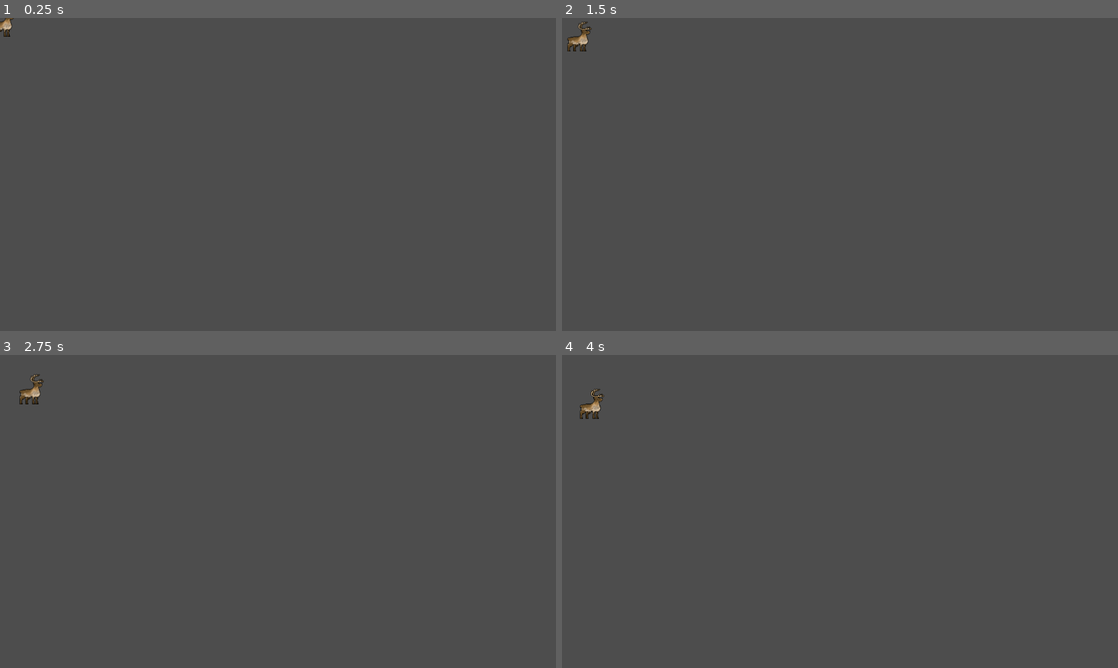
Above: before the commit, frames 1-4 (two rows, left to right).
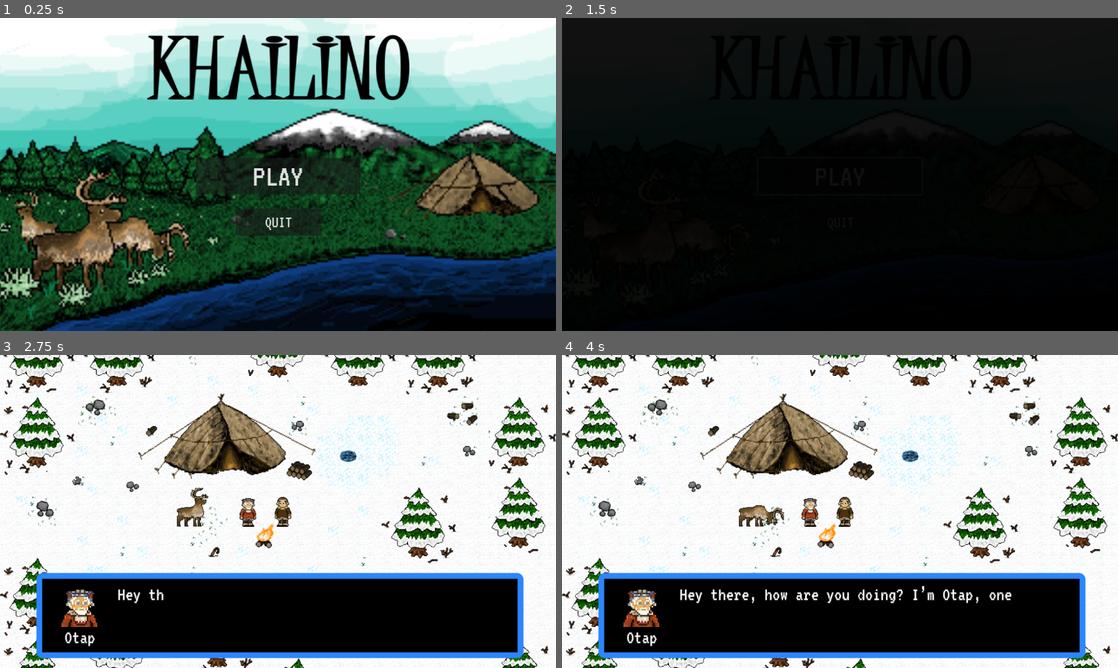
Above: after the commit, the same moments.

Repository: xkolyaskin/Mycrosoffed-Studios
Game: Godot game, scene res://menu.tscn
Two runs of this game, one before a commit and one after it. Both use one fixed random seed, a clock stepped at 60 frames per second and the inputs below. Before the commit the project starts from res://reindeer.tscn.
Inputs (mouse positions are in pixels of both pictures, inside the frame that each line leads up to):
- Up to frame 1 (0.25 s): no input
- Up to frame 2 (1.5 s): click (840, 177) at 0.5 s, where only the run after the commit has a clickable "PLAY"; click (840, 177) at 1.25 s, where only the run after the commit has a clickable "PLAY"
- Up to frame 3 (2.75 s): hold D (move_right) from 2.03 s (still down); tap Space (interact) at 2.1 s
- Up to frame 4 (4 s): release D (move_right) at 2.78 s; hold S (move_down) 2.78-3.53 s; tap Space (interact) at 2.85, 3.6 s; hold D (move_right) from 3.53 s (still down)

The runs differ from the first frame. In frame 1, 99% of the frame differs, in the area x 0-100%, y 0-100%; in frame 2, 100%; in frame 3, 99%; in frame 4, 99%.

Commit message:
changed main scene

Diff:
--- a/new-game-project/project.godot
+++ b/new-game-project/project.godot
@@ -11,7 +11,7 @@
 [application]
 
 config/name="New Game Project"
-run/main_scene="uid://bl1sgskdmudr8"
+run/main_scene="uid://bfkbmxmcv45ee"
 config/features=PackedStringArray("4.4", "Forward Plus")
 config/icon="res://icon.svg"
 
Not shown, added: new-game-project/Visual Assets/Backgrounds/Decorations/Decoration - Bush.png.import
Not shown, added: new-game-project/Visual Assets/Backgrounds/Decorations/Decoration - Ice Clump.png.import
Not shown: 1 places in new-game-project/fishing_minigame.tscn that only renumber resources
